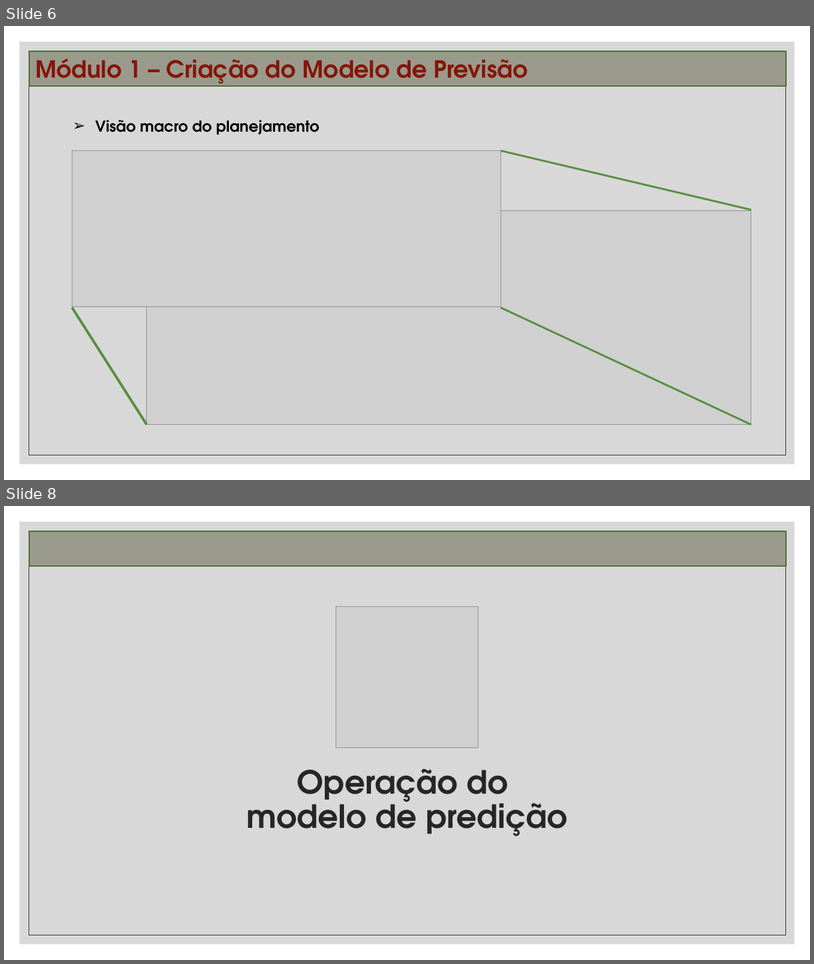
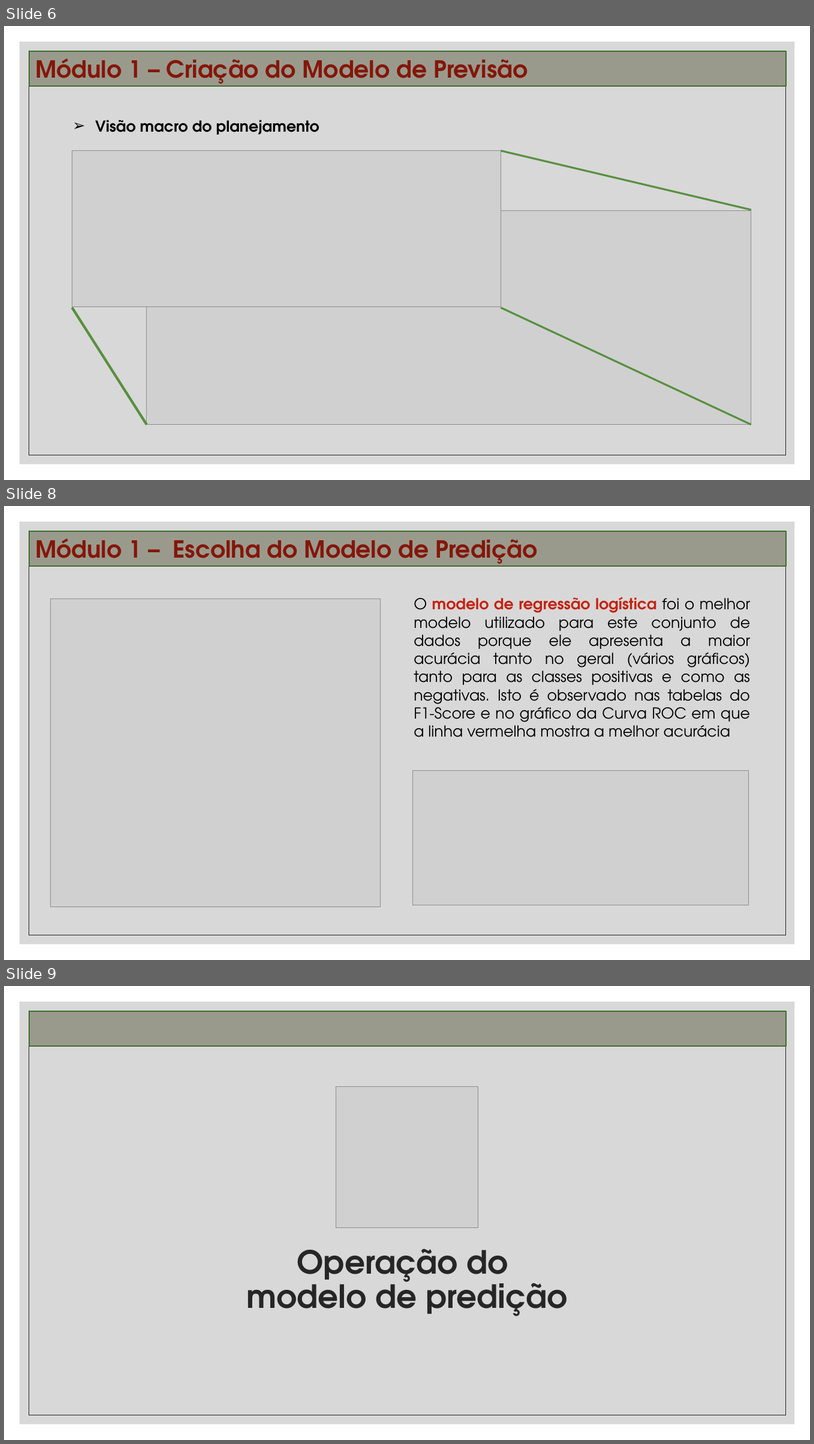
Before and after one commit to tciodaro/mit_data_science, a slide deck: Docs/Project/Projeto AI.pptx. Shown one above the other, each under a label of ours: slides 6 and 8 before the commit, slides 6, 8 and 9 after it; the slides between them are not shown. The pictures are 814x964 and 814x1444 pixels, drawn with LibreOffice and Linux fonts; fonts in the diff are those of the drawing; grey boxes stand for pictures. Boxes give left, top, right and bottom in pixels: in the first picture for what was removed or moved away, otherwise in the second. Text is boxed around its words. In the diff, an @@ line names an element or a change of style, - is before the commit and + after.

```diff
--- a/Docs/Project/Projeto AI.pptx
+++ b/Docs/Project/Projeto AI.pptx
@@ slide 8 added at <box>4,506,810,960</box>, background #FFFFFF; not listed: 2 template elements that a slide beside it also shows @@
@@ rectangle added at <box>29,531,787,566</box>, fill #9A9A8C, outline #416C2F 1.5 pt, 28 pt, text #841609, bold @@
+Módulo 1 – Escolha do Modelo de Predição
@@ picture added at <box>51,598,381,907</box> @@
@@ text added at <box>414,597,751,737</box>, 18 pt, text #000000 @@
+O modelo de regressão logística foi o melhor modelo utilizado para este conjunto de dados porque ele apresenta a maior acurácia tanto no geral (vários gráficos) tanto para as classes positivas e como as negativas. Isto é observado nas tabelas do F1-Score e no gráfico da Curva ROC em que a linha vermelha mostra a melhor acurácia
@@ picture added at <box>413,771,749,905</box> @@
@@ what was slide 8 is now slide 9 @@
```
Also in this commit, not shown: 8 slides changed, 1 other slide added, 1 slide removed, 13 other files.
